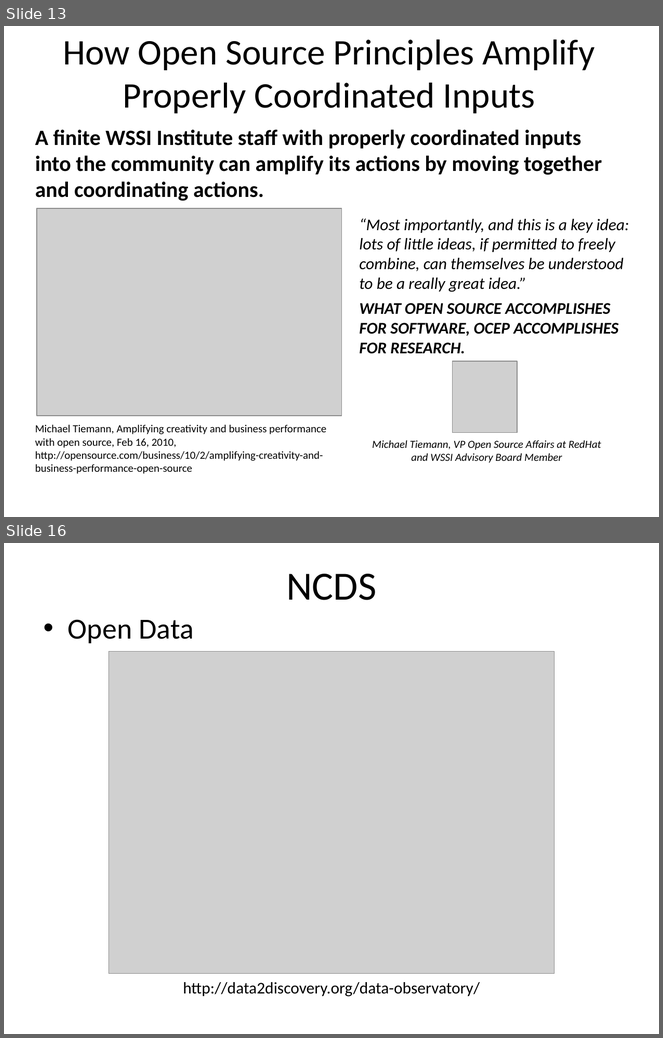
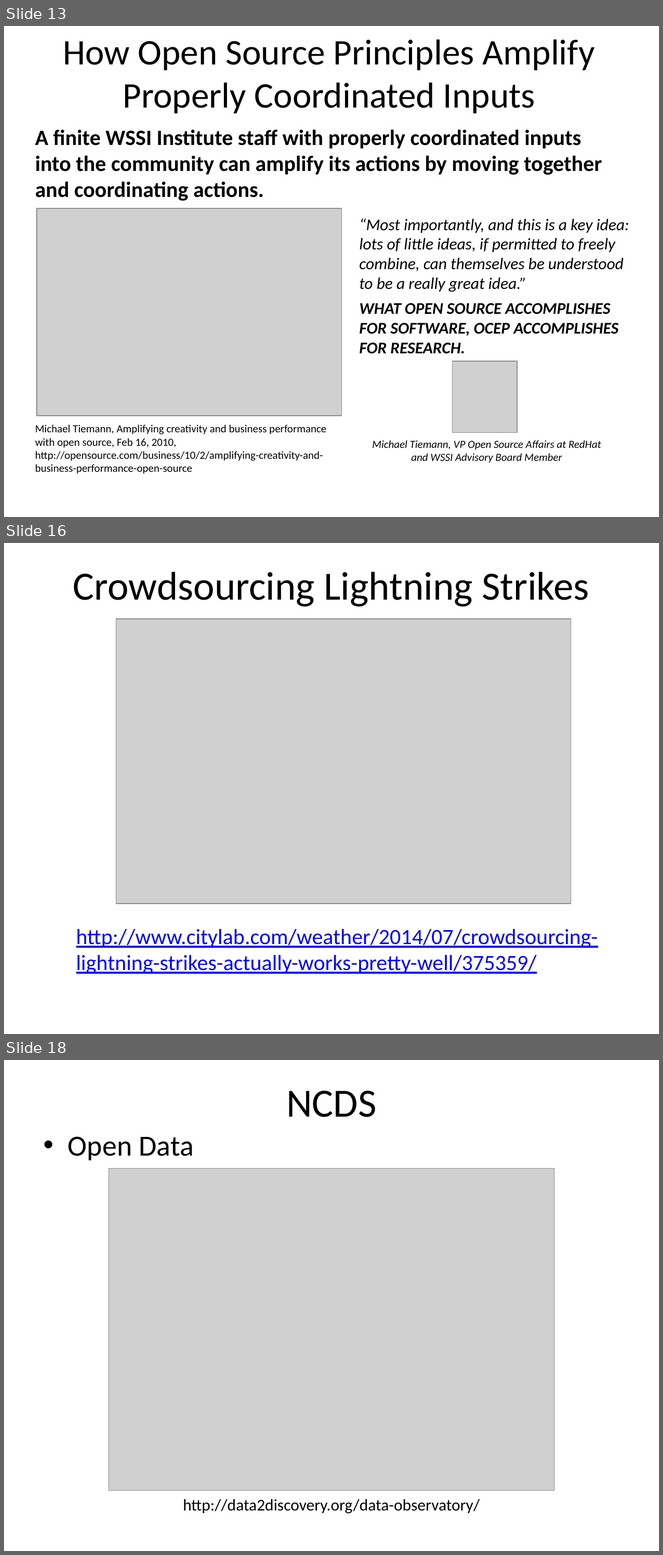
Before and after one commit to NCEAS/oss-2014, a slide deck: day-18/Idaszak_OSS_OpenSource.pptx. Shown one above the other, each under a label of ours: slides 13 and 16 before the commit, slides 13, 16 and 18 after it; the slides between them are not shown. The pictures are 663x1038 and 663x1555 pixels, drawn with LibreOffice and Linux fonts; fonts in the diff are those of the drawing; grey boxes stand for pictures; background and template pictures are left out. Boxes give left, top, right and bottom in pixels: in the first picture for what was removed or moved away, otherwise in the second. Text is boxed around its words. In the diff, an @@ line names an element or a change of style, - is before the commit and + after.

```diff
--- a/day-18/Idaszak_OSS_OpenSource.pptx
+++ b/day-18/Idaszak_OSS_OpenSource.pptx
@@ slide 16 added at (x1=4, y1=543, x2=659, y2=1034), background #FFFFFF @@
@@ title added at (x1=73, y1=572, x2=589, y2=607), 44 pt, text #000000 @@
+Crowdsourcing Lightning Strikes
@@ picture added at (x1=116, y1=619, x2=571, y2=904) @@
@@ text added at (x1=76, y1=929, x2=598, y2=975), 24 pt, text #0000FF, underline @@
+  http://www.citylab.com/weather/2014/07/crowdsourcing-lightning-strikes-actually-works-pretty-well/375359/
@@ what was slide 16 is now slide 18 @@
```
Also in this commit, not shown: 2 slides changed, 2 other slides added, 1 slide removed.
